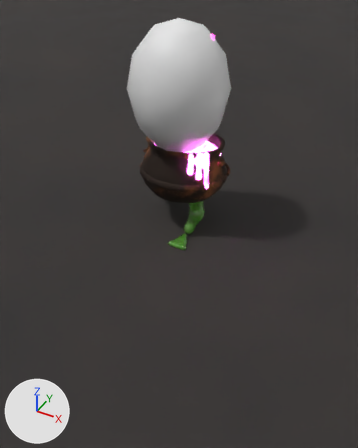
What one commit did to the Blender file modelli/mostri/07_calderone_animato.blend.
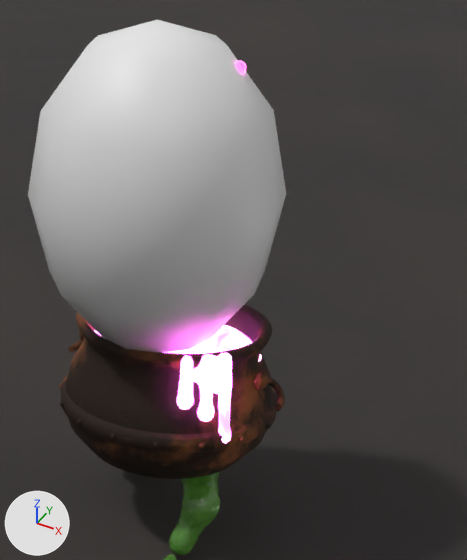
Each version is shown whole from a 50 mm lens placed at (1.59, -2.86, 2.32), pointed at (-0.18, 0.26, -0.33), then close up on the part from 32% to 85% of the width and 2% to 53% of the height. Arrows for +X, +Y and +Z are at lower left; the lights stay in place. The older version's two pictures come first.

Names of what the first close-up shows: 'Calderone_Bolle_Emettitore', 'Calderone_Fascia', 'Calderone_Pentola', 'Calderone_Pozione', 'Calderone_Zampa_R', 'Terreno' and 4 more.
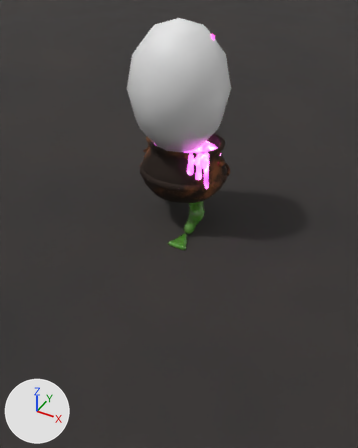
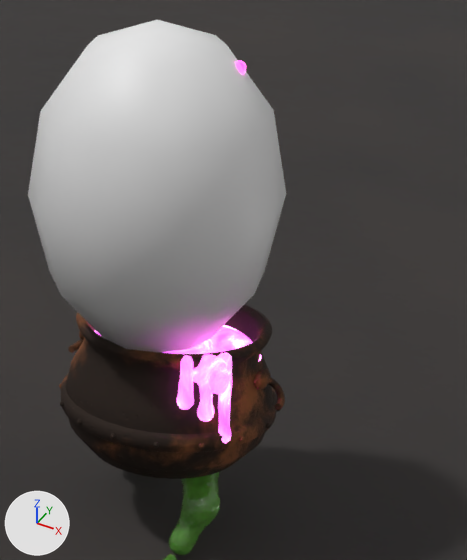
What differs and where, as boxes [x1, y1, x2, y2] in the close-ups (467 x 560 px):
'Calderone_Pozione', surface changed (white to pink)
    both: [94, 324, 262, 444]

The change, as a list of edits to the scene's bpy script:
```text
Change mat_calderone_pozione:
    where n6 = _N.new('ShaderNodeMath'); n6.name = 'Math'
    n6.inputs[1].default_value: 11.0 -> 3.5  # 'Value'
```
